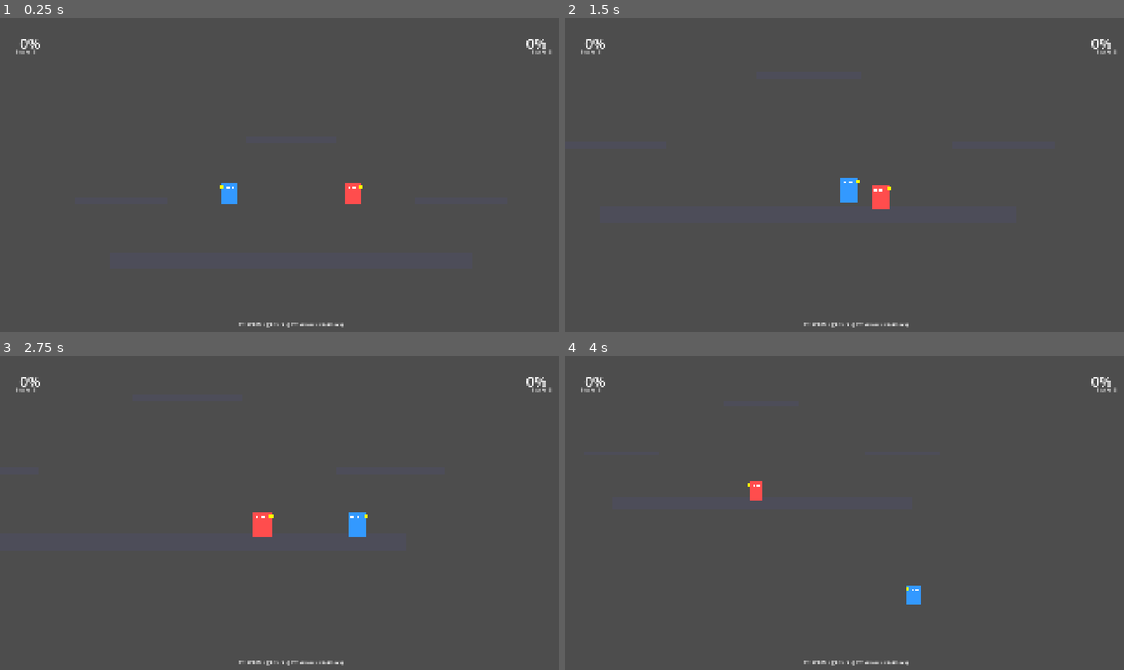
Above: before the commit, frames 1-4 (two rows, left to right).
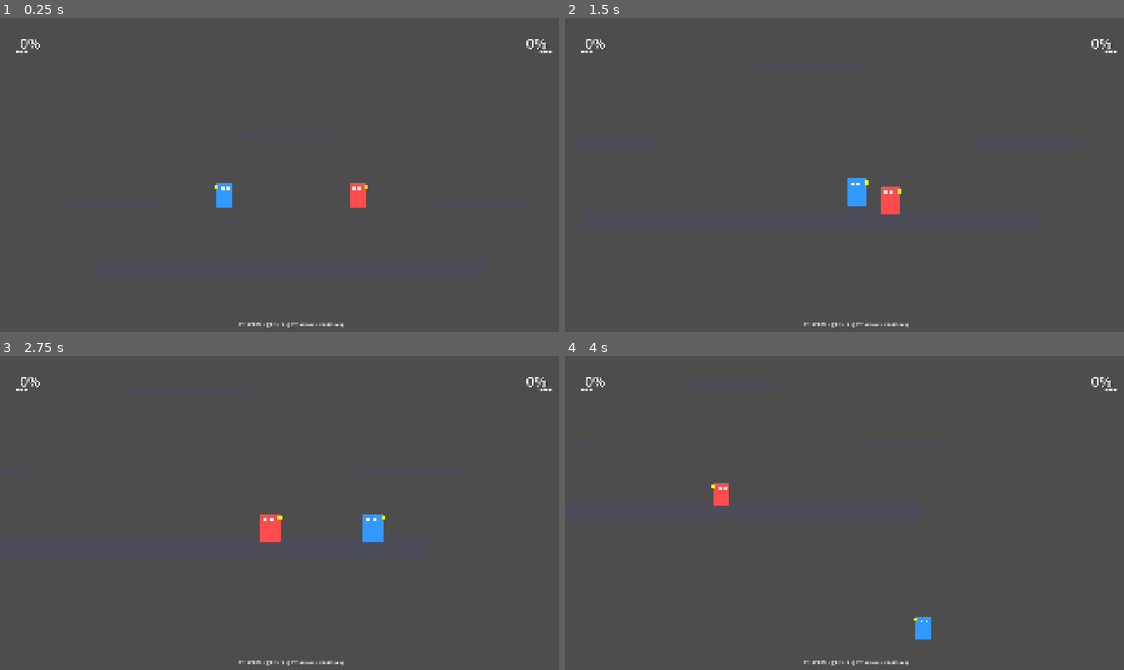
Above: after the commit, the same moments.

Repository: kenttulaine-sy/Smash-clone
Game: Godot game, scene res://scenes/main_v2.tscn
The game is run twice, just before and just after one commit, with the same random seed, the same clock (stepped at 60 frames per second) and the same inputs.
Inputs:
- Up to frame 1 (0.25 s): no input
- Up to frame 2 (1.5 s): hold D (p1_right) 0.53-1.28 s; tap J (p1_attack) at 0.6 s; tap W (p1_jump) at 0.77 s; hold S (p1_down) from 1.28 s (still down); tap L (p1_shield) at 1.35 s
- Up to frame 3 (2.75 s): tap W (p1_jump) at 1.52 s; release S (p1_down) at 2.03 s; hold D (p1_right) from 2.03 s (still down); tap K (p2_attack) at 2.1 s
- Up to frame 4 (4 s): tap Down (p2_down) at 2.85 s; tap W (p1_jump) at 3.02, 3.77 s; release D (p1_right) at 3.53 s; hold A (p1_left) from 3.53 s (still down); hold Left (p2_left) from 3.53 s (still down)

The runs differ from the first frame. In frame 1, 0.5% of the frame differs, in the area x 2-99%, y 6-61%; in frame 2, 0.7%; in frame 3, 0.9%, in the area x 2-99%, y 6-60%; in frame 4, 0.8%.

Commit message:
Polish: Enhanced camera with hitstop, Smash-style HUD with color-coded damage, new particle effects

Diff:
--- a/scripts/camera.gd
+++ b/scripts/camera.gd
@@ -3,6 +3,13 @@
 var target_players: Array = []
 var zoom_level: float = 1.0
 var shake_strength: float = 0.0
+var hitstop_timer: float = 0.0
+var hitstop_position: Vector2 = Vector2.ZERO
+
+const HITSTOP_DURATION: float = 0.08  # Freeze frames on hit
+const BASE_ZOOM: float = 1.0
+const MIN_ZOOM: float = 0.7
+const MAX_ZOOM: float = 1.3
 
 func _ready():
     # Find players
@@ -22,6 +29,12 @@
     if target_players.size() == 0:
         return
 
+    # HITSTOP: Freeze camera briefly on strong hits
+    if hitstop_timer > 0:
+        hitstop_timer -= delta
+        position = hitstop_position
+        return
+
     # Calculate average position
     var avg_pos = Vector2.ZERO
     var valid_players = 0
@@ -33,7 +46,8 @@
 
     if valid_players > 0:
         avg_pos /= valid_players
-        position = position.lerp(avg_pos, 5 * delta)
+        # Smoother camera follow
+        position = position.lerp(avg_pos, 3 * delta)
 
     # Calculate required zoom based on player distance
     if valid_players >= 2:
@@ -44,17 +58,22 @@
                     var dist = target_players[i].global_position.distance_to(target_players[j].global_position)
                     max_distance = max(max_distance, dist)
 
-        # Zoom out if players are far apart
-        var target_zoom = clamp(1.0 / (max_distance / 800.0 + 0.5), 0.5, 1.2)
-        zoom_level = lerp(zoom_level, target_zoom, 2 * delta)
+        # Dynamic zoom: closer when fighting, wider when apart
+        var target_zoom = clamp(1.0 / (max_distance / 1000.0 + 0.4), MIN_ZOOM, MAX_ZOOM)
+        zoom_level = lerp(zoom_level, target_zoom, 1.5 * delta)
         zoom = Vector2(zoom_level, zoom_level)
 
     # Apply screen shake
     if shake_strength > 0:
         offset = Vector2(randf_range(-shake_strength, shake_strength), randf_range(-shake_strength, shake_strength))
-        shake_strength = lerp(shake_strength, 0.0, 5 * delta)
+        shake_strength = lerp(shake_strength, 0.0, 4 * delta)
     else:
         offset = Vector2.ZERO
 
 func shake(strength: float):
     shake_strength = strength
+
+func hitstop(position: Vector2):
+    """Freeze camera briefly on impact for emphasis"""
+    hitstop_timer = HITSTOP_DURATION
+    hitstop_position = position
--- a/scripts/hud_v2.gd
+++ b/scripts/hud_v2.gd
@@ -10,6 +10,17 @@
 @onready var controls = $Controls
 @onready var winner_text = $WinnerText
 
+# Damage colors (like Smash)
+const DAMAGE_COLORS = {
+	0: Color(1.0, 1.0, 1.0),	  # White (0%)
+	25: Color(1.0, 1.0, 0.5),	 # Yellow (25%)
+	50: Color(1.0, 0.7, 0.0),	 # Orange (50%)
+	75: Color(1.0, 0.4, 0.0),	 # Red-Orange (75%)
+	100: Color(1.0, 0.0, 0.0),	# Red (100%)
+	150: Color(0.8, 0.0, 0.8),	# Purple (150%+)
+	200: Color(0.5, 0.0, 0.5)	 # Dark Purple (200%+)
+}
+
 func _ready():
 	await get_tree().process_frame
 
@@ -18,6 +29,20 @@
 
 	if winner_text:
 		winner_text.visible = false
+
+	# Style the HUD
+	style_hud()
+
+func style_hud():
+	"""Apply visual polish to HUD elements"""
+	# Add shadows/outline to text for readability
+	if p1_percent:
+		p1_percent.add_theme_color_override("font_shadow_color", Color.BLACK)
+		p1_percent.add_theme_constant_override("shadow_outline_size", 2)
+
+	if p2_percent:
+		p2_percent.add_theme_color_override("font_shadow_color", Color.BLACK)
+		p2_percent.add_theme_constant_override("shadow_outline_size", 2)
 
 func _process(_delta):
 	update_display()
@@ -28,16 +53,51 @@
 		var p1_stock = player1.get("stock_count")
 		if p1_percent and p1_dmg != null:
 			p1_percent.text = str(int(p1_dmg)) + "%"
+			p1_percent.add_theme_color_override("font_color", get_damage_color(p1_dmg))
+
+			# Shake effect at high damage
+			if p1_dmg > 100:
+				p1_percent.position.x = 50 + randf_range(-2, 2)
 		if p1_stocks and p1_stock != null:
-			p1_stocks.text = "Stocks: " + str(p1_stock)
+			p1_stocks.text = format_stocks(p1_stock)
 
 	if player2 != null and is_instance_valid(player2):
 		var p2_dmg = player2.get("damage_percent")
 		var p2_stock = player2.get("stock_count")
 		if p2_percent and p2_dmg != null:
 			p2_percent.text = str(int(p2_dmg)) + "%"
+			p2_percent.add_theme_color_override("font_color", get_damage_color(p2_dmg))
+
+			# Shake effect at high damage
+			if p2_dmg > 100:
+				p2_percent.position.x = 1720 + randf_range(-2, 2)
 		if p2_stocks and p2_stock != null:
-			p2_stocks.text = "Stocks: " + str(p2_stock)
+			p2_stocks.text = format_stocks(p2_stock)
+
+func get_damage_color(damage: float) -> Color:
+	"""Get color based on damage percentage (Smash-style)"""
+	if damage >= 200:
+		return DAMAGE_COLORS[200]
+	elif damage >= 150:
+		return DAMAGE_COLORS[150]
+	elif damage >= 100:
+		return DAMAGE_COLORS[100]
+	elif damage >= 75:
+		return DAMAGE_COLORS[75]
+	elif damage >= 50:
+		return DAMAGE_COLORS[50]
+	elif damage >= 25:
+		return DAMAGE_COLORS[25]
+	return DAMAGE_COLORS[0]
+
+func format_stocks(stocks: int) -> String:
+	"""Format stocks as icons instead of text"""
+	if stocks <= 0:
+		return "☠️"
+	var icons = ""
+	for i in range(stocks):
+		icons += "❤️"
+	return icons
 
 func show_winner(winner_id: int) -> void:
 	if not winner_text:
@@ -52,6 +112,11 @@
 
 	winner_text.visible = true
 
+	# Animate winner text
+	var tween = create_tween()
+	tween.tween_property(winner_text, "scale", Vector2(1.2, 1.2), 0.3)
+	tween.tween_property(winner_text, "scale", Vector2(1.0, 1.0), 0.3)
+
 func hide_winner() -> void:
 	if winner_text:
 		winner_text.visible = false
@@ -63,9 +128,9 @@
 			if p1_percent:
 				p1_percent.text = str(int(damage)) + "%"
 			if p1_stocks:
-				p1_stocks.text = "Stocks: " + str(stocks)
+				p1_stocks.text = format_stocks(stocks)
 		2:
 			if p2_percent:
 				p2_percent.text = str(int(damage)) + "%"
 			if p2_stocks:
-				p2_stocks.text = "Stocks: " + str(stocks)
+				p2_stocks.text = format_stocks(stocks)
--- a/scripts/visual_effects.gd
+++ b/scripts/visual_effects.gd
@@ -122,3 +122,51 @@
 		tween.tween_property(dust, "position:y", dust.position.y - 30, 0.3)
 		tween.parallel().tween_property(dust, "modulate:a", 0.0, 0.3)
 		tween.tween_callback(dust.queue_free)
+
+func spawn_charge_effect(position: Vector2, player_id: int) -> void:
+	"""Spawn charging particles for smash attacks"""
+	var color = Color(1.0, 0.5, 0.0, 0.7) if player_id == 1 else Color(0.0, 0.5, 1.0, 0.7)
+	for i in range(3):
+		var particle = ColorRect.new()
+		particle.color = color
+		particle.size = Vector2(6, 6)
+		var angle = randf() * TAU
+		var dist = randf_range(20, 40)
+		particle.position = position + Vector2(cos(angle), sin(angle)) * dist
+		add_child(particle)
+
+		var tween = create_tween()
+		tween.tween_property(particle, "position", position, 0.2)
+		tween.parallel().tween_property(particle, "modulate:a", 0.0, 0.2)
+		tween.tween_callback(particle.queue_free)
+
+func spawn_shield_break_effect(position: Vector2) -> void:
+	"""Spawn shield break explosion"""
+	for i in range(12):
+		var shard = ColorRect.new()
+		shard.color = Color(0.3, 0.6, 1.0, 0.9)
+		shard.size = Vector2(8, 8)
+		shard.position = position
+		add_child(shard)
+
+		var angle = (i / 12.0) * TAU
+		var velocity = Vector2(cos(angle), sin(angle)) * randf_range(200, 400)
+
+		var tween = create_tween()
+		tween.tween_property(shard, "position", position + velocity * 0.3, 0.3)
+		tween.parallel().tween_property(shard, "rotation", randf_range(-PI, PI), 0.3)
+		tween.parallel().tween_property(shard, "modulate:a", 0.0, 0.3)
+		tween.tween_callback(shard.queue_free)
+
+func spawn_spawn_flash(position: Vector2) -> void:
+	"""Spawn respawn flash effect"""
+	var flash = ColorRect.new()
+	flash.color = Color(1.0, 1.0, 1.0, 0.8)
+	flash.size = Vector2(100, 100)
+	flash.position = position - Vector2(50, 50)
+	add_child(flash)
+
+	var tween = create_tween()
+	tween.tween_property(flash, "scale", Vector2(3, 3), 0.4)
+	tween.parallel().tween_property(flash, "modulate:a", 0.0, 0.4)
+	tween.tween_callback(flash.queue_free)
